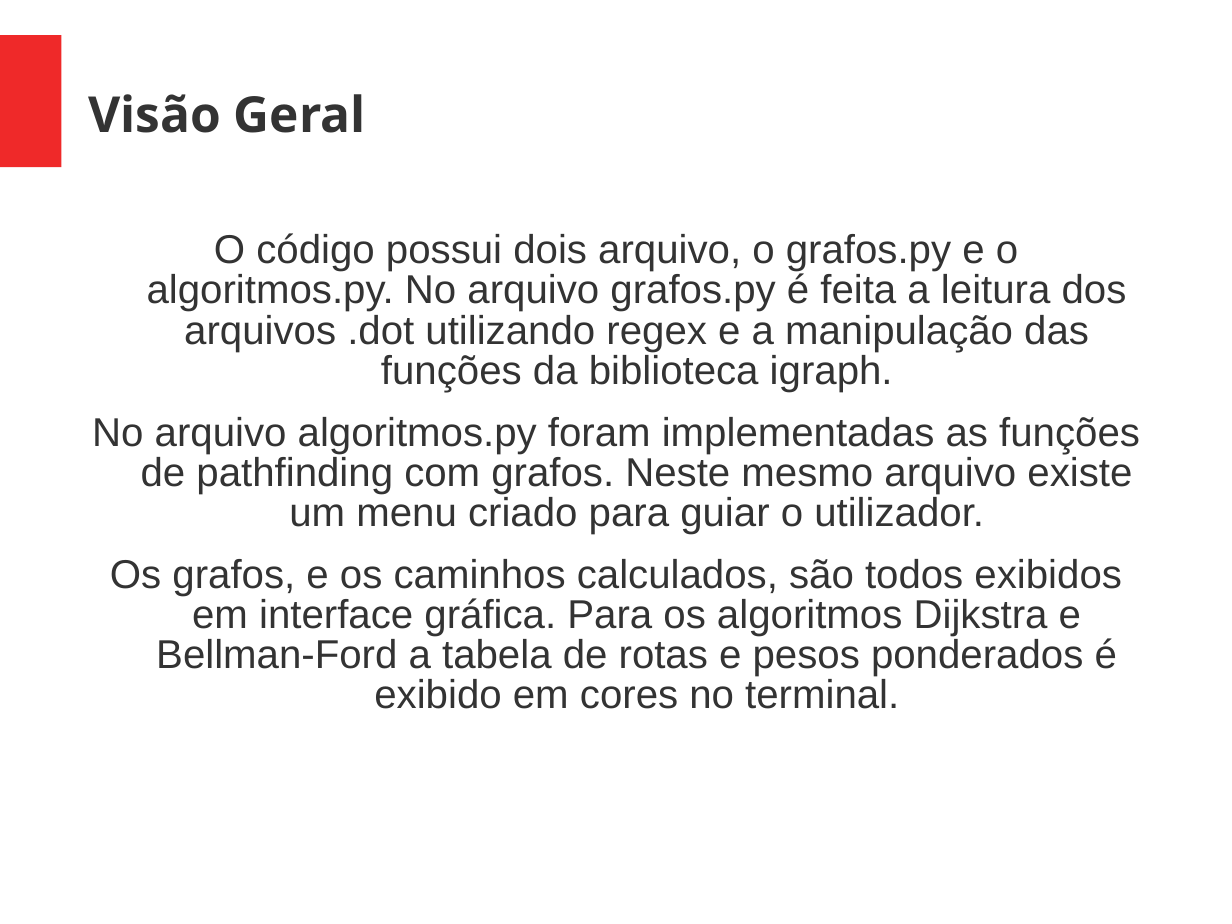
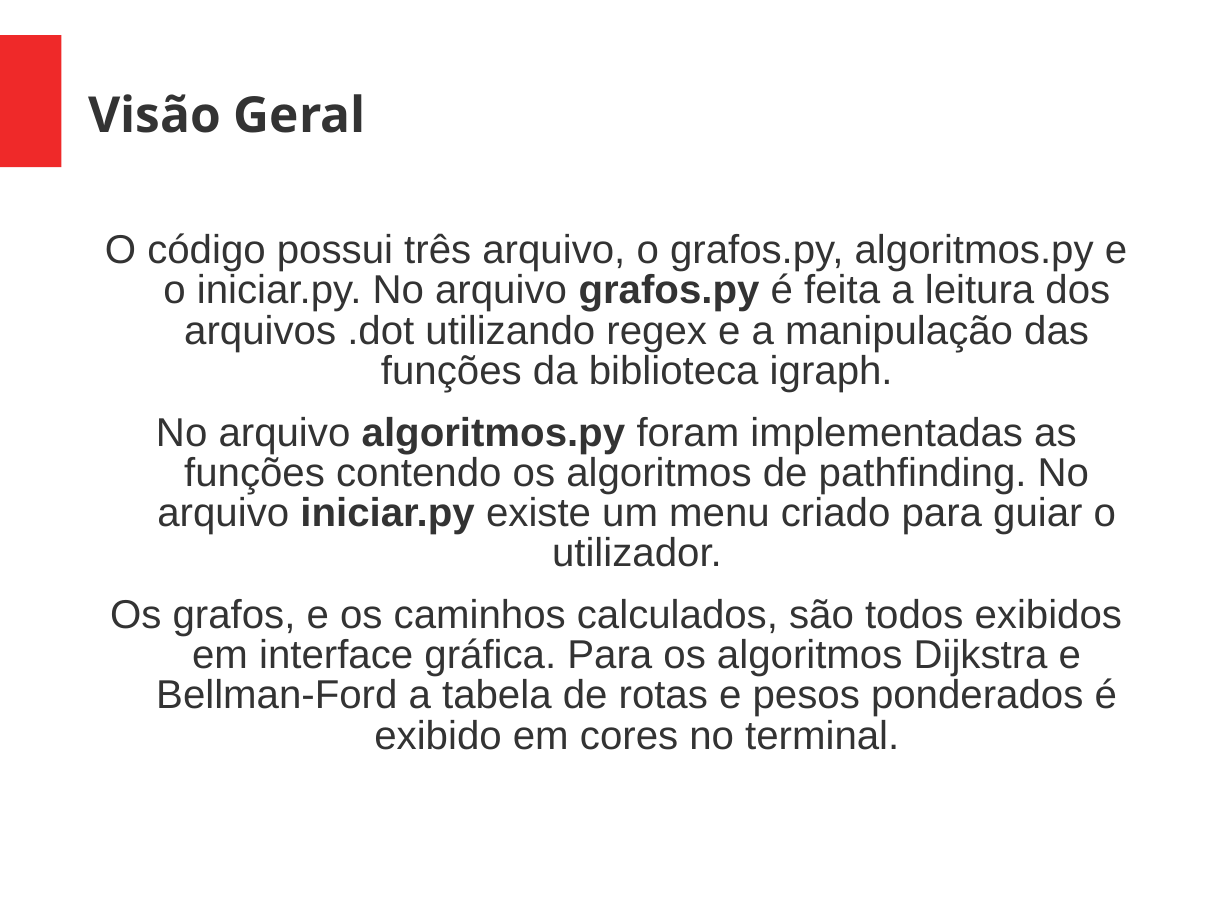
Before and after one commit to gresendesa/pathfinding, a slide deck: slide 2 of pathfinding.ppt. Drawn at 1232x924 pixels with LibreOffice and Linux fonts; fonts in the diff are those of the drawing. Boxes give left, top, right and bottom in pixels: in the first picture for what was removed or moved away, otherwise in the second. Text is boxed around its words. In the diff, an @@ line names an element or a change of style, - is before the commit and + after.

Commit message:
ppt

```diff
--- a/pathfinding.ppt
+++ b/pathfinding.ppt
@@ text at box(105, 233, 1127, 567): text changed @@
-O código possui dois arquivo, o grafos.py e o algoritmos.py. No arquivo grafos.py é feita a leitura dos arquivos .dot utilizando regex e a manipulação das funções da biblioteca igraph.
-No arquivo algoritmos.py foram implementadas as funções de pathfinding com grafos. Neste mesmo arquivo existe um menu criado para guiar o utilizador.
+O código possui três arquivo, o grafos.py, algoritmos.py e o iniciar.py. No arquivo grafos.py é feita a leitura dos arquivos .dot utilizando regex e a manipulação das funções da biblioteca igraph.
+No arquivo algoritmos.py foram implementadas as funções contendo os algoritmos de pathfinding. No arquivo iniciar.py existe um menu criado para guiar o utilizador.
```
Also in this commit, not shown: 1 other slide changed.
